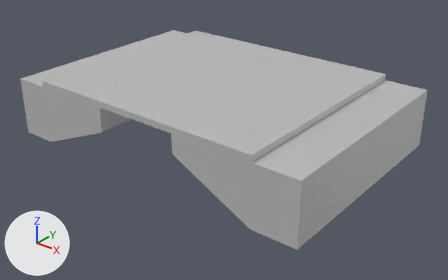
Two versions of the FBX model Static Meshes/Bio Room/Bio Corridor/SM_Bio_Hallway_Roof_Set1.fbx, one commit apart.
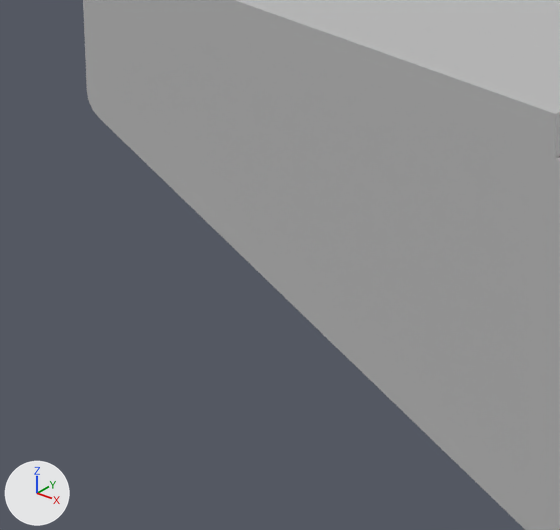
Each version appears first whole from a camera (50 mm lens) standing at (3.13, -8.91, 8.17) and looking at (-2.46, -1.92, 3.83), and next in a close-up on the part from 35% to 56% of the width and 49% to 81% of the height. Lighting does not change. The marker at lower left points along +X, +Y and +Z. Where no turn or scale is listed for an object, it has been applied to the vertices.
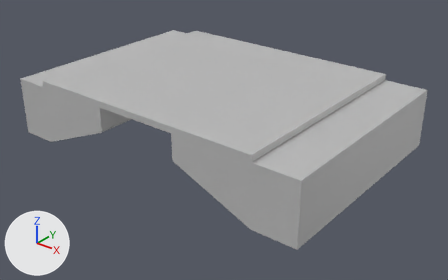
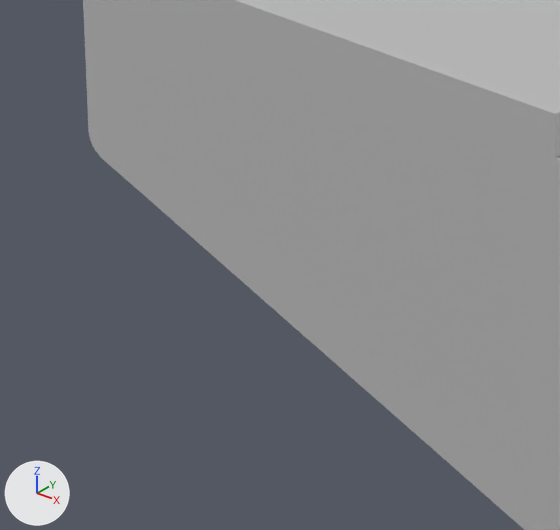
Scene script edits in JSON lines:
```json
{"block": "me_mesh", "where": "me_mesh.from_pydata(...)  # 60 vertices, 116 faces; spans x -5.3..0.0, y -3.6..0.0, z 3.76..4.8"}
{"block": "me_mesh", "where": "# used by ob_cube; location = (0.0, 0.0, 0.0)"}
{"block": "me_mesh", "where": "# before: 25 (-1.96, 0.0, 4.38), 26 (-1.96, -3.6, 4.38) at pixel (99, 118), 29 (-2.0, 0.0, 4.44), 30 (-2.0, -3.6, 4.44) at pixel (86, 91), 44 (-1.98, 0.0, 4.4)"}
{"block": "me_mesh", "where": "# before: 45 (-2.0, 0.0, 4.42), 46 (-1.98, -3.6, 4.4) at pixel (93, 110), 47 (-2.0, -3.6, 4.42) at pixel (88, 100)"}
{"block": "me_mesh", "change": "me_mesh part 1"}
{"op": "add", "block": "me_mesh", "code": "for i in [25, 26, 29, 30, *range(44, 48)]: me_mesh.vertices[i].co += Vector((0.0, 0.0, -0.1))"}
```

What differs and where, as boxes [x1, y1, x2, y2] in the close-ups (560 x 530 px; the box of a moved part takes in the faces that stretch with it):
```json
{"part": 1, "of": "me_mesh", "change": "moved or reshaped", "before": [83, 0, 527, 530], "after": [83, 0, 527, 530]}
```
